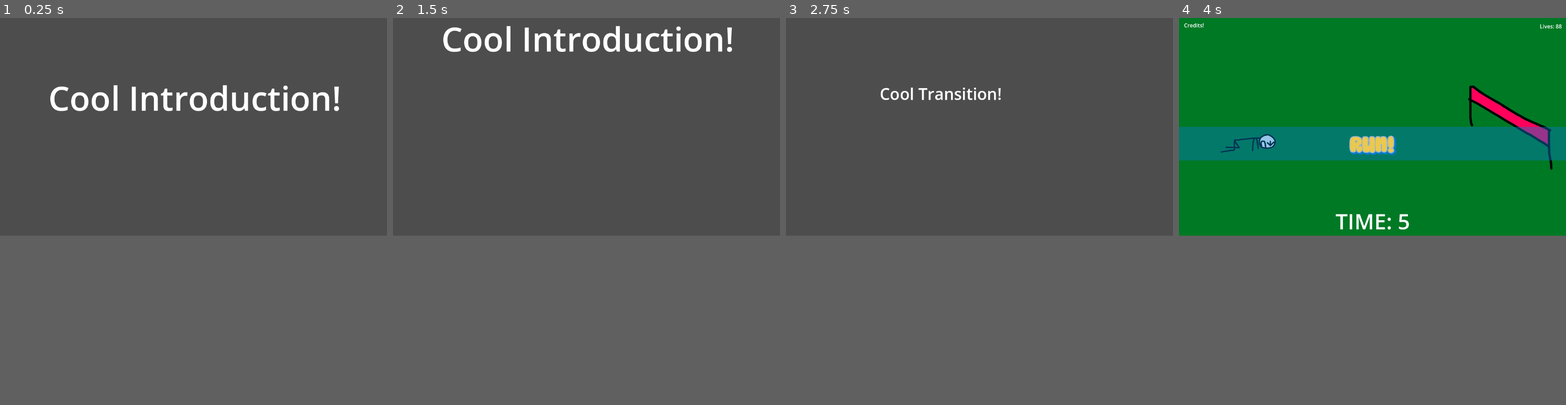
Above: before the commit, frames 1-4 (left to right).
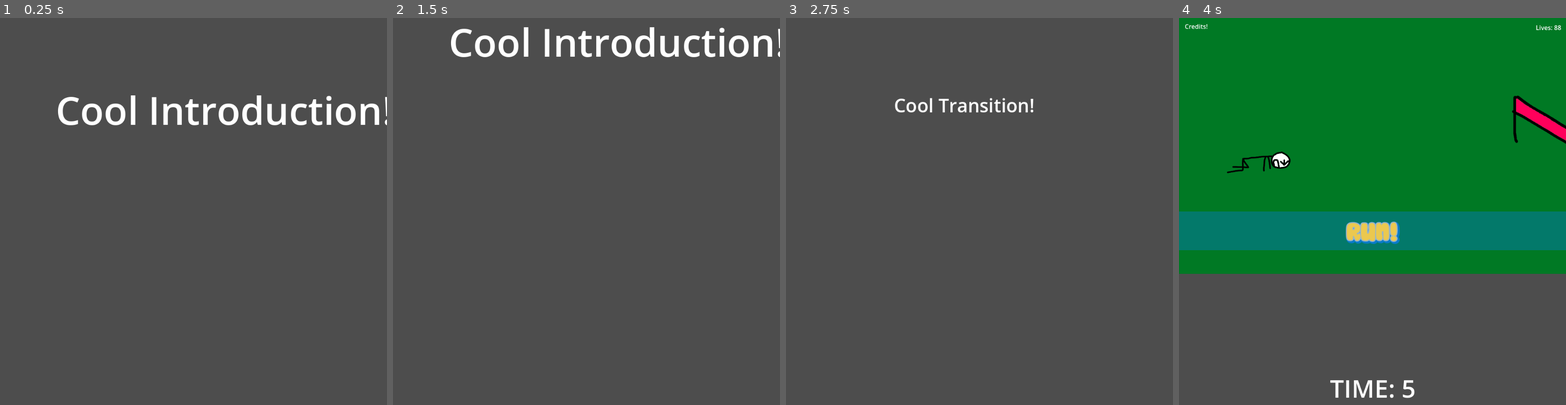
Above: after the commit, the same moments.

Repository: BryanTai/ggj2025-minigames
Game: Godot game, scene res://game_manager/mini_game_manager.tscn
The game is run twice, just before and just after one commit, with the same random seed, the same clock (stepped at 60 frames per second) and the same inputs.
Inputs (mouse positions are in pixels of both pictures, inside the frame that each line leads up to):
- Up to frame 1 (0.25 s): no input
- Up to frame 2 (1.5 s): tap Enter at 0.5 s; move the mouse to (671, 114) at 0.52 s; hold Right (move_right) 0.53-1.28 s; hold Space (fire) 0.53-1.28 s; click (671, 114) at 0.67 s; move the mouse to (509, 137) at 1.27 s; hold Down (move_down) from 1.28 s (still down); tap Space (fire) at 1.35 s
- Up to frame 3 (2.75 s): move the mouse to (1018, 79) at 2.02 s; release Down (move_down) at 2.03 s; hold Right (move_right) from 2.03 s (still down); hold Space (fire) from 2.03 s (still down)
- Up to frame 4 (4 s): move the mouse to (1353, 168) at 2.77 s; release Right (move_right) at 2.78 s; release Space (fire) at 2.78 s; hold Up (move_up) 2.78-3.53 s; tap Space (fire) at 2.85, 3.5 s; click (1353, 168) at 2.92 s; move the mouse to (1488, 161) at 3.52 s; hold Left (move_left) from 3.53 s (still down); hold Space (fire) from 3.53 s (still down)
The window is 800x450 before the commit and 800x800 after it. Grey fills any space a smaller window leaves; there, only what the larger window draws over its background counts as a difference.

The runs differ from the first frame. In frame 1, 3.3% of the frame differs, in the area x 13-100%, y 17-28%; in frame 2, 2.8%; in frame 3, 0.9%; in frame 4, 27%, in the area x 0-100%, y 1-99%.

Commit message:
Lock the viewport to a 1:1 square resolution

Diff:
--- a/project.godot
+++ b/project.godot
@@ -17,6 +17,8 @@
 
 [display]
 
+window/size/viewport_width=1000
+window/size/viewport_height=1000
 window/stretch/mode="viewport"
 
 [input]
